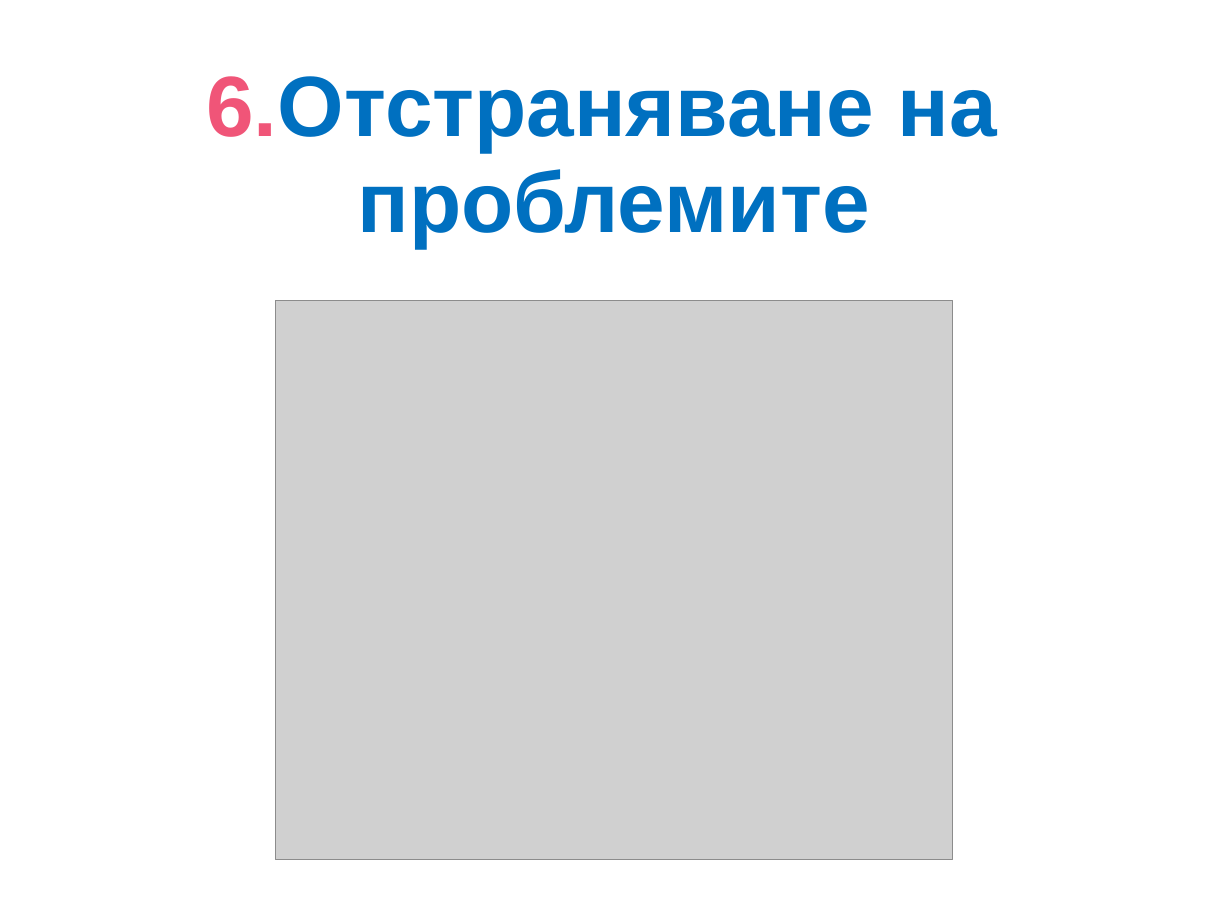
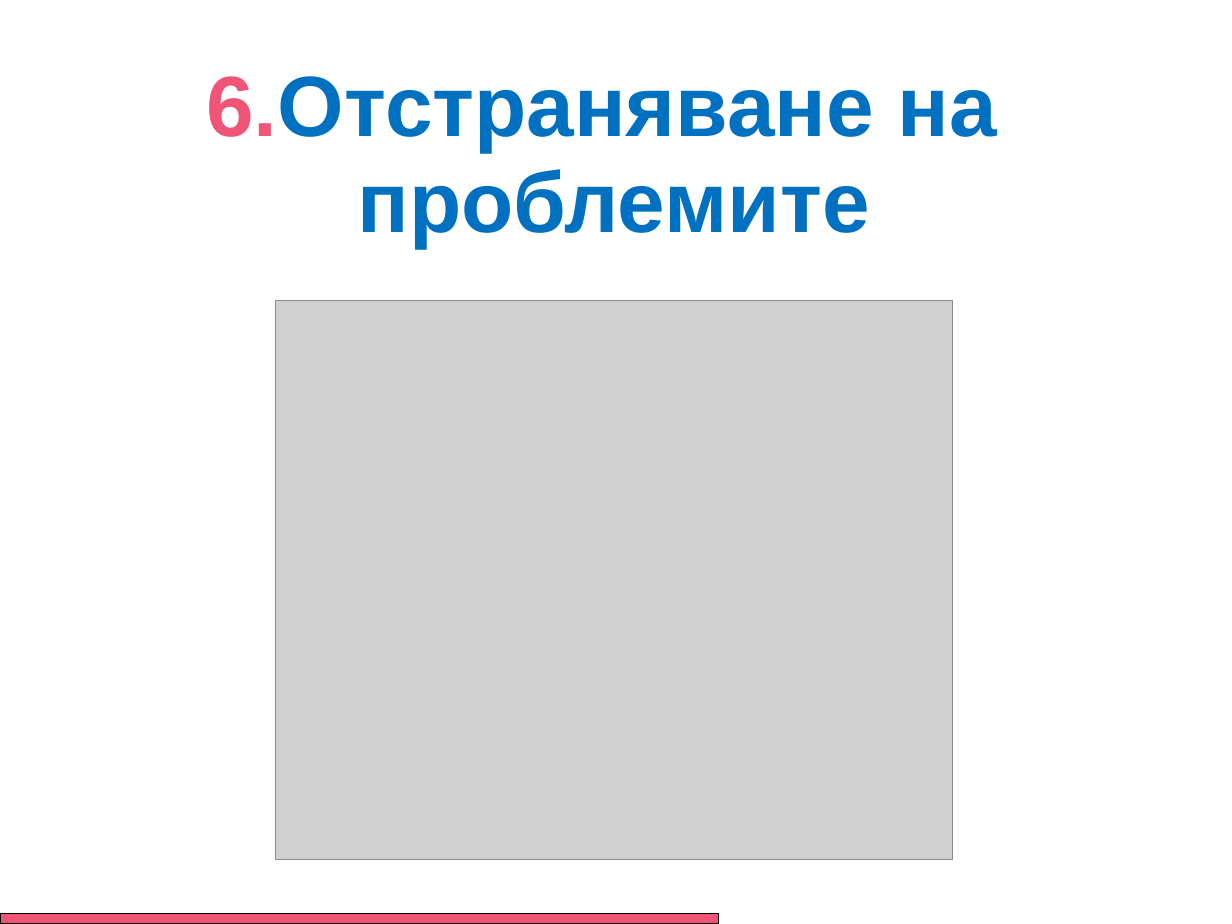
Before and after one commit to malkyatmuk1/IsDoorLocked, a slide deck: slide 7 of Branding and UI/Presentation.pps. Drawn at 1232x924 pixels with LibreOffice and Linux fonts; fonts in the diff are those of the drawing; grey boxes stand for pictures. Boxes give left, top, right and bottom in pixels: in the first picture for what was removed or moved away, otherwise in the second. Text is boxed around its words. In the diff, an @@ line names an element or a change of style, - is before the commit and + after.

```diff
--- a/Branding and UI/Presentation.pps
+++ b/Branding and UI/Presentation.pps
@@ rectangle added at (0, 914, 718, 924), fill #F05578, outline #000000 0.74 pt @@
```
Also in this commit, not shown: 10 other slides changed, 1 slide added, 1 slide removed, 1 other file.
